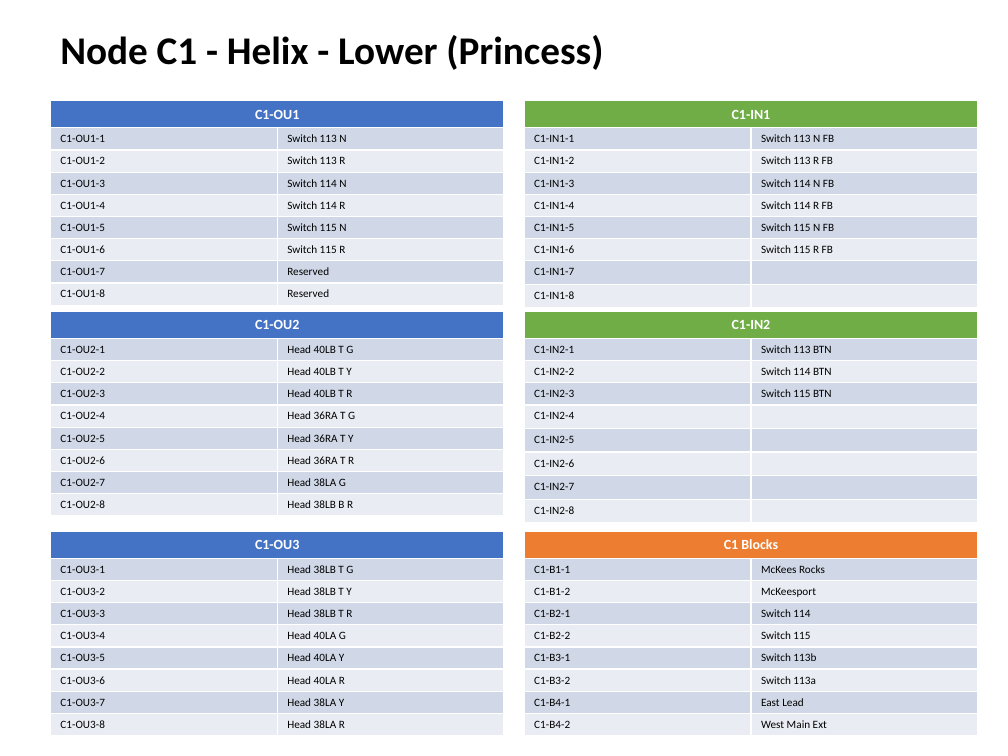
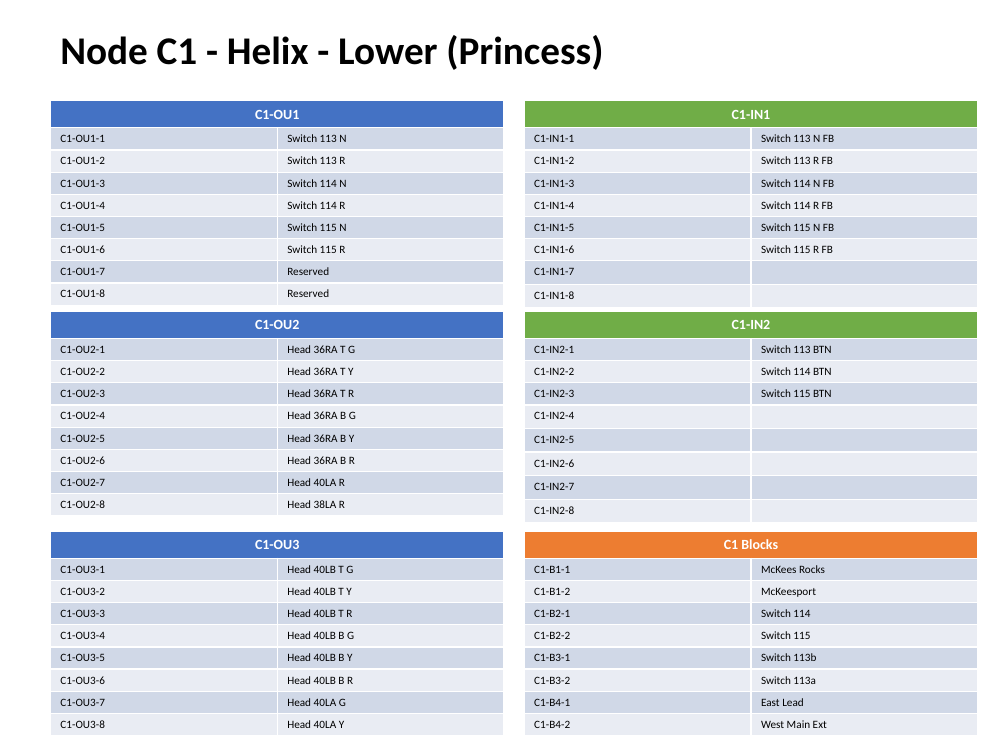
Before and after one commit to lnevo/hart, a slide deck: slide 3 of docs/wiring/Wiring_Schematic.pptx. Drawn at 1008x756 pixels with LibreOffice and Linux fonts; fonts in the diff are those of the drawing. Boxes give left, top, right and bottom in pixels: in the first picture for what was removed or moved away, otherwise in the second. Text is boxed around its words. In the diff, an @@ line names an element or a change of style, - is before the commit and + after.

```diff
--- a/docs/wiring/Wiring_Schematic.pptx
+++ b/docs/wiring/Wiring_Schematic.pptx
@@ table at <box>50,311,504,512</box> @@
-row 2, column 2: Head 40LB T G
+row 2, column 2: Head 36RA T G
-row 3, column 2: Head 40LB T Y
+row 3, column 2: Head 36RA T Y
-row 4, column 2: Head 40LB T R
+row 4, column 2: Head 36RA T R
-row 5, column 2: Head 36RA T G
+row 5, column 2: Head 36RA B G
-row 6, column 2: Head 36RA T Y
+row 6, column 2: Head 36RA B Y
-row 7, column 2: Head 36RA T R
+row 7, column 2: Head 36RA B R
-row 8, column 2: Head 38LA G
+row 8, column 2: Head 40LA R
-row 9, column 2: Head 38LB B R
+row 9, column 2: Head 38LA R
@@ table at <box>50,531,504,732</box> @@
-row 2, column 2: Head 38LB T G
+row 2, column 2: Head 40LB T G
-row 3, column 2: Head 38LB T Y
+row 3, column 2: Head 40LB T Y
-row 4, column 2: Head 38LB T R
+row 4, column 2: Head 40LB T R
-row 5, column 2: Head 40LA G
+row 5, column 2: Head 40LB B G
-row 6, column 2: Head 40LA Y
+row 6, column 2: Head 40LB B Y
-row 7, column 2: Head 40LA R
+row 7, column 2: Head 40LB B R
-row 8, column 2: Head 38LA Y
+row 8, column 2: Head 40LA G
-row 9, column 2: Head 38LA R
+row 9, column 2: Head 40LA Y
```
Also in this commit, not shown: 4 other slides changed, 13 other files.
